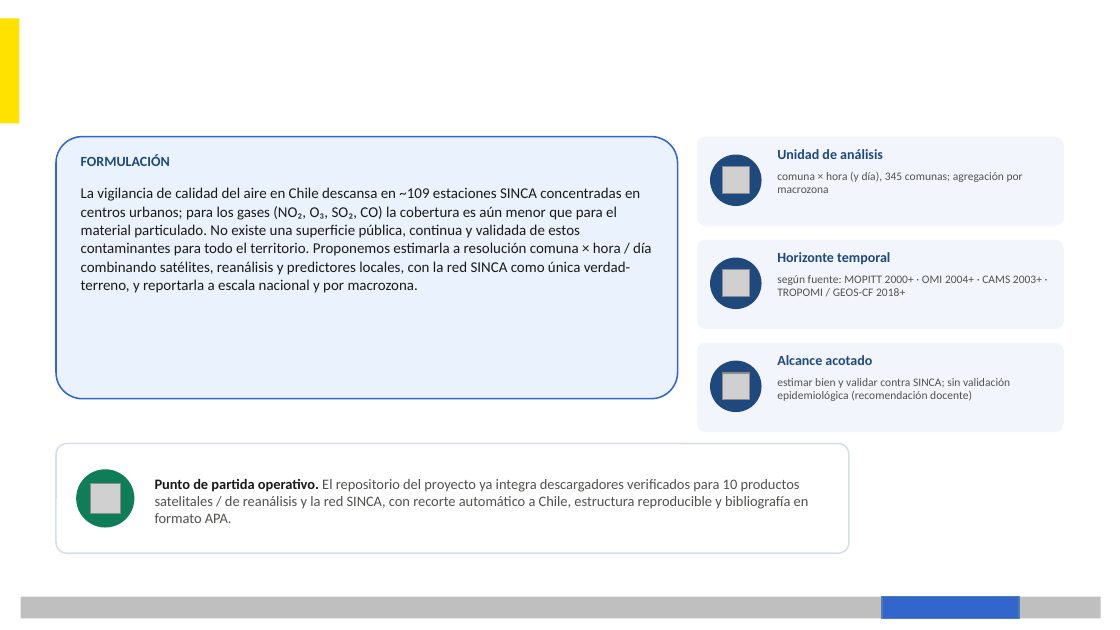
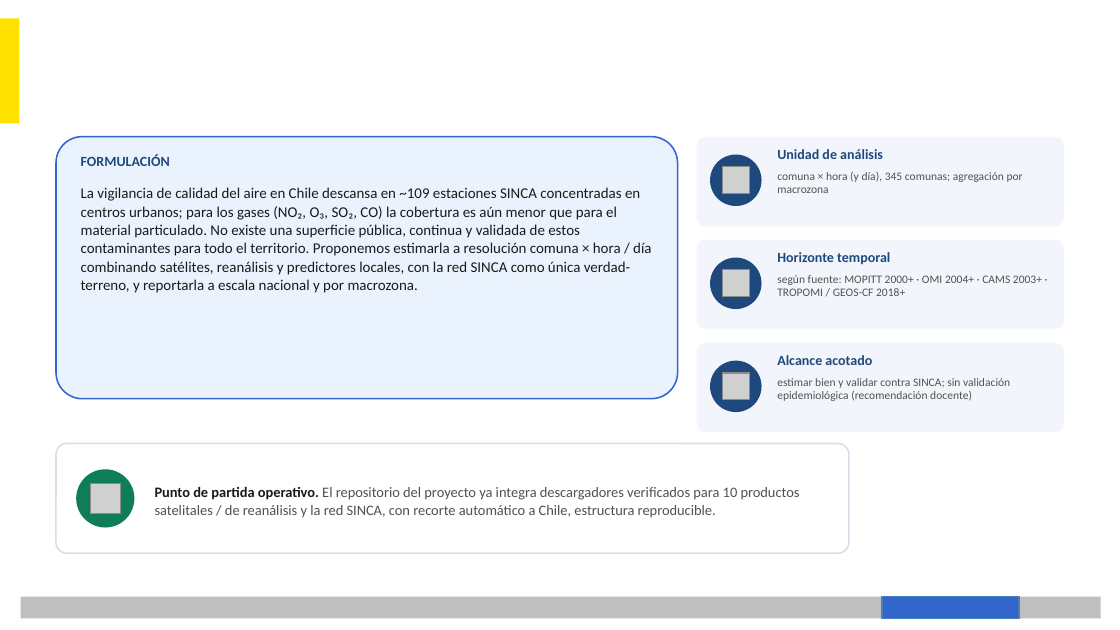
Before and after one commit to AmaruSimonAgueroJimenez/Air-Pollution, a slide deck: slide 3 of presentaciones/video_avance_1/AFG1_Video1_Presentacion_UC.pptx. Drawn at 1120x630 pixels with LibreOffice and Linux fonts; fonts in the diff are those of the drawing; grey boxes stand for pictures; background and template pictures are left out. Boxes give left, top, right and bottom in pixels: in the first picture for what was removed or moved away, otherwise in the second. Text is boxed around its words. In the diff, an @@ line names an element or a change of style, - is before the commit and + after.

```diff
--- a/presentaciones/video_avance_1/AFG1_Video1_Presentacion_UC.pptx
+++ b/presentaciones/video_avance_1/AFG1_Video1_Presentacion_UC.pptx
@@ text at [155, 487, 800, 518]: text changed @@
-Punto de partida operativo. El repositorio del proyecto ya integra descargadores verificados para 10 productos satelitales / de reanálisis y la red SINCA, con recorte automático a Chile, estructura reproducible y bibliografía en formato APA.
+Punto de partida operativo. El repositorio del proyecto ya integra descargadores verificados para 10 productos satelitales / de reanálisis y la red SINCA, con recorte automático a Chile, estructura reproducible.
```
Also in this commit, not shown: 2 other slides changed, 12 other files.
